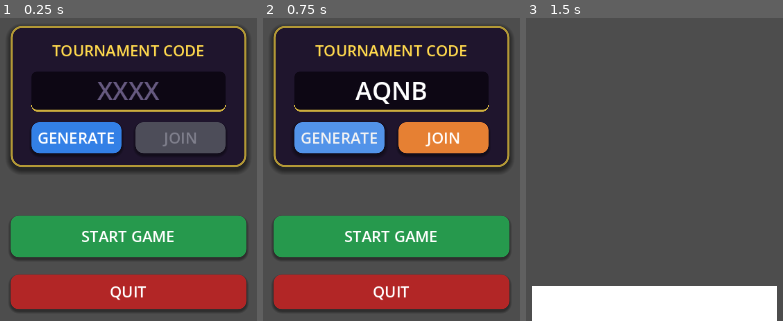
Above: before the commit, frames 1-3 (left to right).
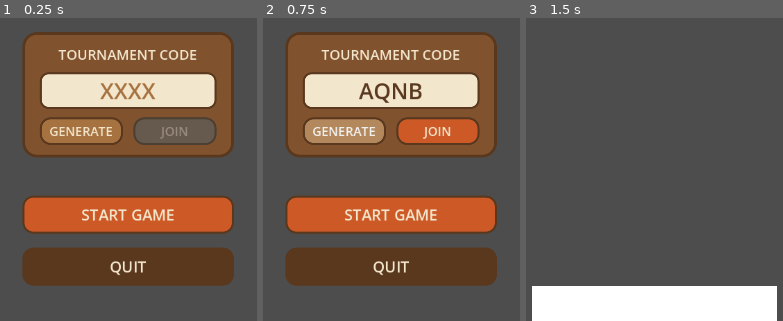
Above: after the commit, the same moments.

Repository: hdupire/mascarade
Game: Godot game, scene res://scenes/main.tscn
Same seed, same stepped clock (60 frames per second), same inputs: the game is played once before the commit and once after it.
Inputs:
- Up to frame 1 (0.25 s): no input
- Up to frame 2 (0.75 s): click "GENERATE" at 0.5 s
- Up to frame 3 (1.5 s): click "JOIN" at 1.25 s

The runs differ from the first frame. In frame 1, 78% of the frame differs, in the area x 3-97%, y 2-98%; in frame 2, 78%; in frame 3, nothing differs.

Commit message:
Update main menu visuals to a wooden, tribal aesthetic
Refactors the main menu scene to implement a new visual theme with 3D extruded wooden letters, tribal decorations, and a revised lighting setup. Includes changes to `cyclorama.tscn`, `menu.gd`, and `title_generator.gd`.

Replit-Commit-Author: Agent
Replit-Commit-Session-Id: ea433ad5-17fb-4f7d-aa82-edc2de132d22
Replit-Commit-Checkpoint-Type: intermediate_checkpoint
Replit-Commit-Event-Id: 2874ff43-d311-41c0-9d5a-3c8ba0257afe
Replit-Helium-Checkpoint-Created: true

Diff:
--- a/scenes/main-menu/components/cyclorama.tscn
+++ b/scenes/main-menu/components/cyclorama.tscn
@@ -7,39 +7,46 @@
 bottom_radius = 12.0
 height = 8.0
 
-[sub_resource type="StandardMaterial3D" id="StandardMaterial3D_7u0in"]
-albedo_color = Color(0.15, 0.08, 0.2, 1)
+[sub_resource type="StandardMaterial3D" id="StandardMaterial3D_wall"]
+albedo_color = Color(0.55, 0.38, 0.22, 1)
 roughness = 0.9
 
+[sub_resource type="PlaneMesh" id="PlaneMesh_floor"]
+size = Vector2(20, 20)
+
 [sub_resource type="StandardMaterial3D" id="StandardMaterial3D_floor"]
-albedo_color = Color(0.08, 0.04, 0.12, 1)
+albedo_color = Color(0.4, 0.28, 0.16, 1)
 roughness = 0.85
 
-[node name="Cyclorama" type="MeshInstance3D" unique_id=1730328834]
+[node name="Cyclorama" type="Node3D"]
+
+[node name="WallCylinder" type="MeshInstance3D" parent="." unique_id=1730328834]
 transform = Transform3D(1, 0, 0, 0, -4.371139e-08, 1, 0, -1, -4.371139e-08, 0, 0, 0)
 mesh = SubResource("CylinderMesh_7u0in")
-surface_material_override/0 = SubResource("StandardMaterial3D_7u0in")
+surface_material_override/0 = SubResource("StandardMaterial3D_wall")
 
-[node name="Floor" parent="." unique_id=1736458383 instance=ExtResource("1_8p7ym")]
-transform = Transform3D(1, 0, 0, 0, 1, 0, 0, 0, 1, 0, -2.9, 0)
+[node name="FloorPlane" type="MeshInstance3D" parent="."]
+transform = Transform3D(1, 0, 0, 0, 1, 0, 0, 0, 1, 0, -1.5, 0)
+mesh = SubResource("PlaneMesh_floor")
+surface_material_override/0 = SubResource("StandardMaterial3D_floor")
 
 [node name="Camera3D" type="Camera3D" parent="." unique_id=916515688]
-transform = Transform3D(-1, 0, -8.742278e-08, 0, 1, 0, 8.742278e-08, 0, -1, 0, 1, 8)
+transform = Transform3D(-1, 0, -8.742278e-08, 0, 1, 0, 8.742278e-08, 0, -1, 0, 1.2, 7)
 current = true
-fov = 55.0
+fov = 50.0
 
-[node name="KeyLight" type="DirectionalLight3D" parent="." unique_id=579352603]
+[node name="KeyLight" type="DirectionalLight3D" parent="."]
 transform = Transform3D(0.866, -0.25, 0.433, 0, 0.866, 0.5, -0.5, -0.433, 0.75, 3, 5, 3)
-light_color = Color(1, 0.92, 0.8, 1)
-light_energy = 1.2
+light_color = Color(1, 0.95, 0.85, 1)
+light_energy = 1.3
 shadow_enabled = true
 
 [node name="FillLight" type="DirectionalLight3D" parent="."]
 transform = Transform3D(-0.866, -0.25, -0.433, 0, 0.866, -0.5, 0.5, -0.433, -0.75, -3, 4, -2)
-light_color = Color(0.6, 0.7, 1, 1)
+light_color = Color(0.9, 0.85, 0.75, 1)
+light_energy = 0.5
+
+[node name="BackLight" type="DirectionalLight3D" parent="."]
+transform = Transform3D(1, 0, 0, 0, 0, 1, 0, -1, 0, 0, 2, -5)
+light_color = Color(1, 0.8, 0.5, 1)
 light_energy = 0.4
-
-[node name="RimLight" type="DirectionalLight3D" parent="."]
-transform = Transform3D(1, 0, 0, 0, 0, 1, 0, -1, 0, 0, 2, -5)
-light_color = Color(1, 0.7, 0.4, 1)
-light_energy = 0.6
--- a/scripts/main-menu/menu.gd
+++ b/scripts/main-menu/menu.gd
@@ -12,13 +12,11 @@
 var code_input: LineEdit
 var join_button: Button
 
-const COLOR_GOLD = Color(1.0, 0.85, 0.3)
-const COLOR_DARK_BG = Color(0.08, 0.05, 0.12)
-const COLOR_PANEL_BG = Color(0.12, 0.08, 0.18, 0.95)
-const COLOR_ACCENT_BLUE = Color(0.2, 0.5, 0.9)
-const COLOR_ACCENT_ORANGE = Color(0.9, 0.5, 0.2)
-const COLOR_BUTTON_GREEN = Color(0.15, 0.6, 0.3)
-const COLOR_BUTTON_RED = Color(0.7, 0.15, 0.15)
+const WOOD_DARK = Color(0.35, 0.22, 0.12)
+const WOOD_MEDIUM = Color(0.5, 0.32, 0.18)
+const WOOD_LIGHT = Color(0.65, 0.45, 0.25)
+const CREAM = Color(0.95, 0.9, 0.8)
+const TRIBAL_ACCENT = Color(0.8, 0.35, 0.15)
 
 func _ready():
 	_setup_3d_scene()
@@ -33,7 +31,7 @@
 	var title_scene = load("res://scenes/main-menu/components/title_generator.tscn")
 	if title_scene:
 		title_generator = title_scene.instantiate()
-		title_generator.position = Vector3(0, 2.5, 0)
+		title_generator.position = Vector3(0, 2.2, 0)
 		add_child(title_generator)
 
 func _setup_ui():
@@ -49,25 +47,25 @@
 	main_container.add_child(center)
 
 	var vbox = VBoxContainer.new()
-	vbox.add_theme_constant_override("separation", 25)
+	vbox.add_theme_constant_override("separation", 20)
 	center.add_child(vbox)
 
 	var spacer_top = Control.new()
-	spacer_top.custom_minimum_size = Vector2(0, 180)
+	spacer_top.custom_minimum_size = Vector2(0, 160)
 	vbox.add_child(spacer_top)
 
 	var tournament_panel = _create_tournament_panel()
 	vbox.add_child(tournament_panel)
 
 	var spacer = Control.new()
-	spacer.custom_minimum_size = Vector2(0, 20)
+	spacer.custom_minimum_size = Vector2(0, 15)
 	vbox.add_child(spacer)
 
-	var play_btn = _create_styled_button("START GAME", COLOR_BUTTON_GREEN, Vector2(260, 60))
+	var play_btn = _create_wooden_button("START GAME", TRIBAL_ACCENT)
 	play_btn.pressed.connect(_on_play_button_pressed)
 	vbox.add_child(play_btn)
 
-	var quit_btn = _create_styled_button("QUIT", COLOR_BUTTON_RED, Vector2(260, 50))
+	var quit_btn = _create_wooden_button("QUIT", WOOD_DARK)
 	quit_btn.pressed.connect(_on_quit_button_pressed)
 	vbox.add_child(quit_btn)
 
@@ -75,108 +73,108 @@
 	var panel = PanelContainer.new()
 
 	var style = StyleBoxFlat.new()
-	style.bg_color = COLOR_PANEL_BG
+	style.bg_color = WOOD_MEDIUM
+	style.border_width_left = 4
+	style.border_width_right = 4
+	style.border_width_top = 4
+	style.border_width_bottom = 4
+	style.border_color = WOOD_DARK
+	style.corner_radius_top_left = 20
+	style.corner_radius_top_right = 20
+	style.corner_radius_bottom_left = 20
+	style.corner_radius_bottom_right = 20
+	style.content_margin_left = 25
+	style.content_margin_right = 25
+	style.content_margin_top = 18
+	style.content_margin_bottom = 18
+	panel.add_theme_stylebox_override("panel", style)
+
+	var vbox = VBoxContainer.new()
+	vbox.add_theme_constant_override("separation", 12)
+	panel.add_child(vbox)
+
+	var label = Label.new()
+	label.text = "TOURNAMENT CODE"
+	label.add_theme_font_size_override("font_size", 20)
+	label.add_theme_color_override("font_color", CREAM)
+	label.horizontal_alignment = HORIZONTAL_ALIGNMENT_CENTER
+	vbox.add_child(label)
+
+	code_input = LineEdit.new()
+	code_input.placeholder_text = "XXXX"
+	code_input.alignment = HORIZONTAL_ALIGNMENT_CENTER
+	code_input.max_length = 4
+	code_input.custom_minimum_size = Vector2(160, 50)
+	code_input.add_theme_font_size_override("font_size", 32)
+	code_input.add_theme_color_override("font_color", WOOD_DARK)
+	code_input.add_theme_color_override("font_placeholder_color", WOOD_LIGHT)
+
+	var input_style = StyleBoxFlat.new()
+	input_style.bg_color = CREAM
+	input_style.border_width_left = 3
+	input_style.border_width_right = 3
+	input_style.border_width_top = 3
+	input_style.border_width_bottom = 3
+	input_style.border_color = WOOD_DARK
+	input_style.corner_radius_top_left = 12
+	input_style.corner_radius_top_right = 12
+	input_style.corner_radius_bottom_left = 12
+	input_style.corner_radius_bottom_right = 12
+	code_input.add_theme_stylebox_override("normal", input_style)
+	code_input.add_theme_stylebox_override("focus", input_style)
+
+	code_input.text_changed.connect(_on_code_text_changed)
+	vbox.add_child(code_input)
+
+	var btn_container = HBoxContainer.new()
+	btn_container.alignment = BoxContainer.ALIGNMENT_CENTER
+	btn_container.add_theme_constant_override("separation", 15)
+	vbox.add_child(btn_container)
+
+	var gen_btn = _create_wooden_button("GENERATE", WOOD_LIGHT, Vector2(120, 40), 18)
+	gen_btn.pressed.connect(_on_generate_code_pressed)
+	btn_container.add_child(gen_btn)
+
+	join_button = _create_wooden_button("JOIN", TRIBAL_ACCENT, Vector2(120, 40), 18)
+	join_button.disabled = true
+	join_button.pressed.connect(_on_join_game_pressed)
+	btn_container.add_child(join_button)
+
+	return panel
+
+func _create_wooden_button(text: String, color: Color, min_size: Vector2 = Vector2(220, 55), font_size: int = 22) -> Button:
+	var btn = Button.new()
+	btn.text = text
+	btn.custom_minimum_size = min_size
+	btn.add_theme_font_size_override("font_size", font_size)
+	btn.add_theme_color_override("font_color", CREAM)
+
+	var style = StyleBoxFlat.new()
+	style.bg_color = color
 	style.border_width_left = 3
 	style.border_width_right = 3
 	style.border_width_top = 3
 	style.border_width_bottom = 3
-	style.border_color = COLOR_GOLD.darkened(0.3)
-	style.corner_radius_top_left = 16
-	style.corner_radius_top_right = 16
-	style.corner_radius_bottom_left = 16
-	style.corner_radius_bottom_right = 16
-	style.content_margin_left = 30
-	style.content_margin_right = 30
-	style.content_margin_top = 20
-	style.content_margin_bottom = 20
-	style.shadow_color = Color(0, 0, 0, 0.5)
-	style.shadow_size = 8
-	style.shadow_offset = Vector2(0, 4)
-	panel.add_theme_stylebox_override("panel", style)
-
-	var vbox = VBoxContainer.new()
-	vbox.add_theme_constant_override("separation", 15)
-	panel.add_child(vbox)
-
-	var label = Label.new()
-	label.text = "TOURNAMENT CODE"
-	label.add_theme_font_size_override("font_size", 22)
-	label.add_theme_color_override("font_color", COLOR_GOLD)
-	label.horizontal_alignment = HORIZONTAL_ALIGNMENT_CENTER
-	vbox.add_child(label)
-
-	code_input = LineEdit.new()
-	code_input.placeholder_text = "XXXX"
-	code_input.alignment = HORIZONTAL_ALIGNMENT_CENTER
-	code_input.max_length = 4
-	code_input.custom_minimum_size = Vector2(180, 55)
-	code_input.add_theme_font_size_override("font_size", 36)
-	code_input.add_theme_color_override("font_color", Color.WHITE)
-	code_input.add_theme_color_override("font_placeholder_color", Color(0.4, 0.35, 0.5))
-
-	var input_style = StyleBoxFlat.new()
-	input_style.bg_color = Color(0.05, 0.03, 0.08)
-	input_style.border_width_bottom = 3
-	input_style.border_color = COLOR_GOLD.darkened(0.2)
-	input_style.corner_radius_top_left = 8
-	input_style.corner_radius_top_right = 8
-	input_style.corner_radius_bottom_left = 8
-	input_style.corner_radius_bottom_right = 8
-	code_input.add_theme_stylebox_override("normal", input_style)
-	code_input.add_theme_stylebox_override("focus", input_style)
-
-	code_input.text_changed.connect(_on_code_text_changed)
-	vbox.add_child(code_input)
-
-	var btn_container = HBoxContainer.new()
-	btn_container.alignment = BoxContainer.ALIGNMENT_CENTER
-	btn_container.add_theme_constant_override("separation", 20)
-	vbox.add_child(btn_container)
-
-	var gen_btn = _create_styled_button("GENERATE", COLOR_ACCENT_BLUE, Vector2(130, 45))
-	gen_btn.pressed.connect(_on_generate_code_pressed)
-	btn_container.add_child(gen_btn)
-
-	join_button = _create_styled_button("JOIN", COLOR_ACCENT_ORANGE, Vector2(130, 45))
-	join_button.disabled = true
-	join_button.pressed.connect(_on_join_game_pressed)
-	btn_container.add_child(join_button)
-
-	return panel
-
-func _create_styled_button(text: String, color: Color, min_size: Vector2) -> Button:
-	var btn = Button.new()
-	btn.text = text
-	btn.custom_minimum_size = min_size
-	btn.add_theme_font_size_override("font_size", 22)
-	btn.add_theme_color_override("font_color", Color.WHITE)
-
-	var style = StyleBoxFlat.new()
-	style.bg_color = color
-	style.corner_radius_top_left = 12
-	style.corner_radius_top_right = 12
-	style.corner_radius_bottom_left = 12
-	style.corner_radius_bottom_right = 12
-	style.shadow_color = Color(0, 0, 0, 0.4)
-	style.shadow_size = 4
-	style.shadow_offset = Vector2(0, 3)
+	style.border_color = WOOD_DARK
+	style.corner_radius_top_left = 15
+	style.corner_radius_top_right = 15
+	style.corner_radius_bottom_left = 15
+	style.corner_radius_bottom_right = 15
 	btn.add_theme_stylebox_override("normal", style)
 
 	var hover_style = style.duplicate()
 	hover_style.bg_color = color.lightened(0.15)
-	hover_style.shadow_size = 6
 	btn.add_theme_stylebox_override("hover", hover_style)
 
 	var pressed_style = style.duplicate()
 	pressed_style.bg_color = color.darkened(0.15)
-	pressed_style.shadow_size = 2
-	pressed_style.shadow_offset = Vector2(0, 1)
 	btn.add_theme_stylebox_override("pressed", pressed_style)
 
 	var disabled_style = style.duplicate()
-	disabled_style.bg_color = Color(0.3, 0.3, 0.35)
+	disabled_style.bg_color = Color(0.4, 0.35, 0.3)
+	disabled_style.border_color = Color(0.3, 0.25, 0.2)
 	btn.add_theme_stylebox_override("disabled", disabled_style)
-	btn.add_theme_color_override("font_disabled_color", Color(0.5, 0.5, 0.55))
+	btn.add_theme_color_override("font_disabled_color", Color(0.6, 0.55, 0.5))
 
 	return btn
 
--- a/scripts/main-menu/title_generator.gd
+++ b/scripts/main-menu/title_generator.gd
@@ -1,50 +1,100 @@
 extends Node3D
 
+var gradient_colors: Array[Color] = []
+
 func _ready():
-	var texture = load("res://assets/masquerade_title.svg")
-	if texture:
-		var sprite = Sprite3D.new()
-		sprite.texture = texture
-		sprite.pixel_size = 0.03
-		sprite.billboard = false
-		$TitleNode.add_child(sprite)
-	else:
-		_create_bold_title()
+        _pick_random_colors()
+        _create_3d_title()
 
-func _create_bold_title():
-	var title_text = "MASQUERADE"
-	var colors = _get_random_gradient_colors()
+func _pick_random_colors():
+        var base_hue = randf()
+        gradient_colors = [
+                Color.from_hsv(base_hue, 0.7, 0.9),
+                Color.from_hsv(fmod(base_hue + 0.15, 1.0), 0.8, 0.85),
+                Color.from_hsv(fmod(base_hue + 0.35, 1.0), 0.75, 0.8),
+        ]
 
-	var letter_spacing = 0.55
-	var start_x = -letter_spacing * (title_text.length() - 1) / 2.0
+func _create_3d_title():
+        var title_text = "MASQUERADE"
+        var letter_spacing = 0.7
+        var start_x = -letter_spacing * (title_text.length() - 1) / 2.0
 
-	for i in range(title_text.length()):
-		var letter = title_text[i]
-		var label = Label3D.new()
-		label.text = letter
-		label.font_size = 200
-		label.pixel_size = 0.008
-		label.outline_size = 24
-		label.outline_modulate = Color(0.1, 0.05, 0.02)
+        for i in range(title_text.length()):
+                var letter = title_text[i]
+                var letter_node = _create_3d_letter(letter, i, title_text.length())
+                letter_node.position = Vector3(start_x + i * letter_spacing, 0, 0)
+                letter_node.rotation_degrees.y = randf_range(-5, 5)
+                letter_node.rotation_degrees.z = randf_range(-3, 3)
+                $TitleNode.add_child(letter_node)
 
-		var t = float(i) / float(title_text.length() - 1)
-		label.modulate = colors[0].lerp(colors[1], t).lerp(colors[2], t * t)
+func _create_3d_letter(letter: String, index: int, total: int) -> Node3D:
+        var letter_root = Node3D.new()
 
-		label.position = Vector3(start_x + i * letter_spacing, 0, 0)
-		label.rotation_degrees.y = randf_range(-8, 8)
-		label.rotation_degrees.z = randf_range(-5, 5)
+        var text_mesh = TextMesh.new()
+        text_mesh.text = letter
+        text_mesh.depth = 0.15
+        text_mesh.pixel_size = 0.01
+        text_mesh.font_size = 96
+        text_mesh.curve_step = 2.0
 
-		$TitleNode.add_child(label)
+        var mesh_instance = MeshInstance3D.new()
+        mesh_instance.mesh = text_mesh
 
-func _get_random_gradient_colors() -> Array[Color]:
-	var palettes = [
-		[Color(1.0, 0.3, 0.1), Color(1.0, 0.7, 0.0), Color(0.9, 0.2, 0.4)],
-		[Color(0.2, 0.8, 0.9), Color(0.6, 0.3, 0.9), Color(0.9, 0.2, 0.5)],
-		[Color(1.0, 0.85, 0.2), Color(0.9, 0.4, 0.1), Color(0.7, 0.1, 0.3)],
-		[Color(0.3, 0.9, 0.4), Color(0.1, 0.7, 0.8), Color(0.5, 0.2, 0.8)],
-	]
-	var palette = palettes[randi() % palettes.size()]
-	var result: Array[Color] = []
-	for c in palette:
-		result.append(c)
-	return result
+        var t = float(index) / float(total - 1) if total > 1 else 0.5
+        var letter_color = gradient_colors[0].lerp(gradient_colors[1], t)
+        letter_color = letter_color.lerp(gradient_colors[2], t * t)
+
+        var material = StandardMaterial3D.new()
+        material.albedo_color = letter_color
+        material.roughness = 0.65
+        material.metallic = 0.05
+
+        mesh_instance.material_override = material
+
+        letter_root.add_child(mesh_instance)
+
+        _add_tribal_decoration(letter_root, letter, letter_color)
+
+        return letter_root
+
+func _add_tribal_decoration(parent: Node3D, letter: String, color: Color):
+        var deco_chance = 0.6
+        if randf() > deco_chance:
+                return
+
+        var deco_type = randi() % 4
+        var deco = MeshInstance3D.new()
+        var deco_mat = StandardMaterial3D.new()
+        deco_mat.albedo_color = color.darkened(0.3)
+        deco_mat.roughness = 0.7
+
+        match deco_type:
+                0:
+                        var sphere = SphereMesh.new()
+                        sphere.radius = 0.08
+                        sphere.height = 0.16
+                        deco.mesh = sphere
+                        deco.position = Vector3(randf_range(-0.15, 0.15), 0.5, 0.1)
+                1:
+                        var cylinder = CylinderMesh.new()
+                        cylinder.top_radius = 0.03
+                        cylinder.bottom_radius = 0.03
+                        cylinder.height = 0.3
+                        deco.mesh = cylinder
+                        deco.position = Vector3(0, 0.55, 0.08)
+                        deco.rotation_degrees.x = 90
+                2:
+                        var box = BoxMesh.new()
+                        box.size = Vector3(0.06, 0.25, 0.04)
+                        deco.mesh = box
+                        deco.position = Vector3(randf_range(-0.1, 0.1), 0.5, 0.08)
+                        deco.rotation_degrees.z = randf_range(-20, 20)
+                3:
+                        var torus = TorusMesh.new()
+                        torus.inner_radius = 0.04
+                        torus.outer_radius = 0.08
+                        deco.mesh = torus
+                        deco.position = Vector3(0, 0.55, 0.1)
+
+        deco.material_override = deco_mat
+        parent.add_child(deco)
